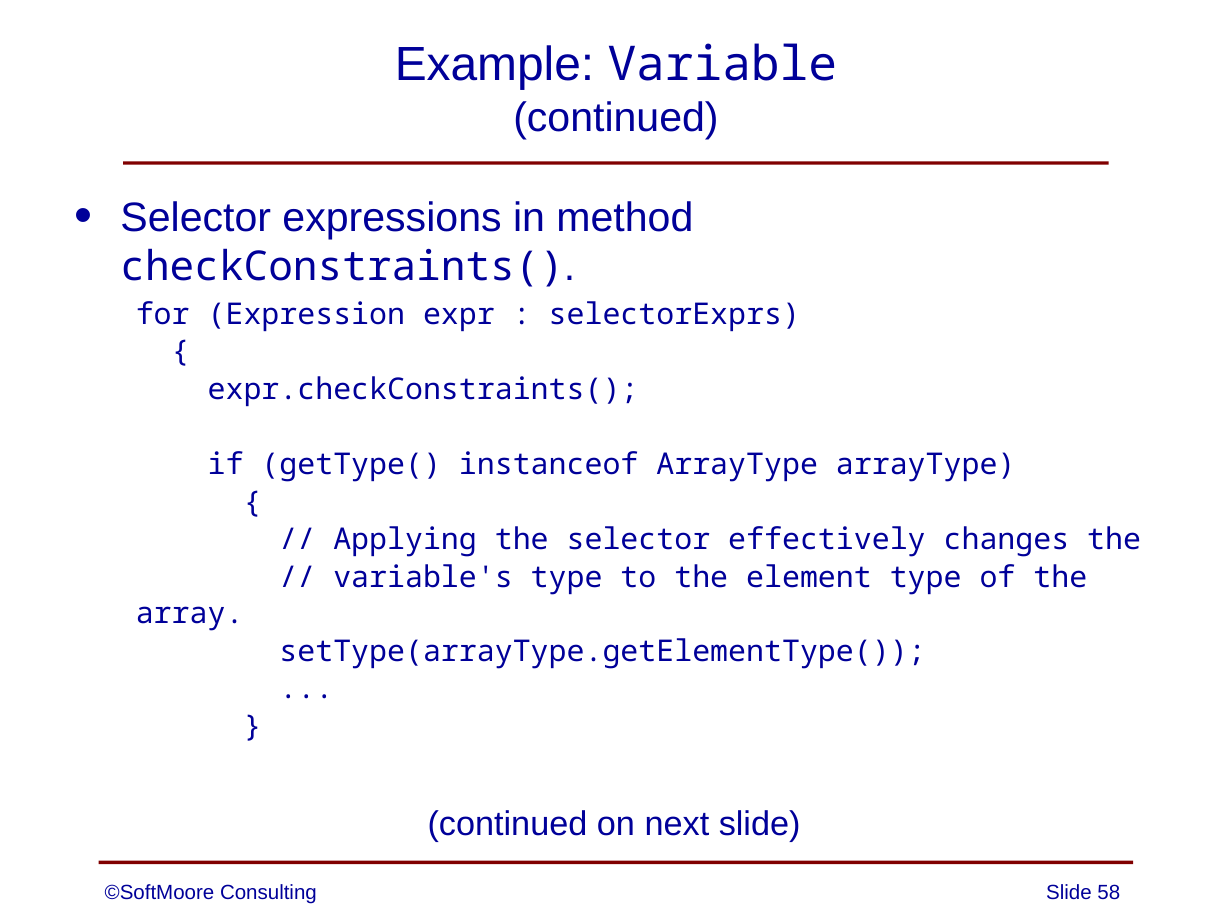
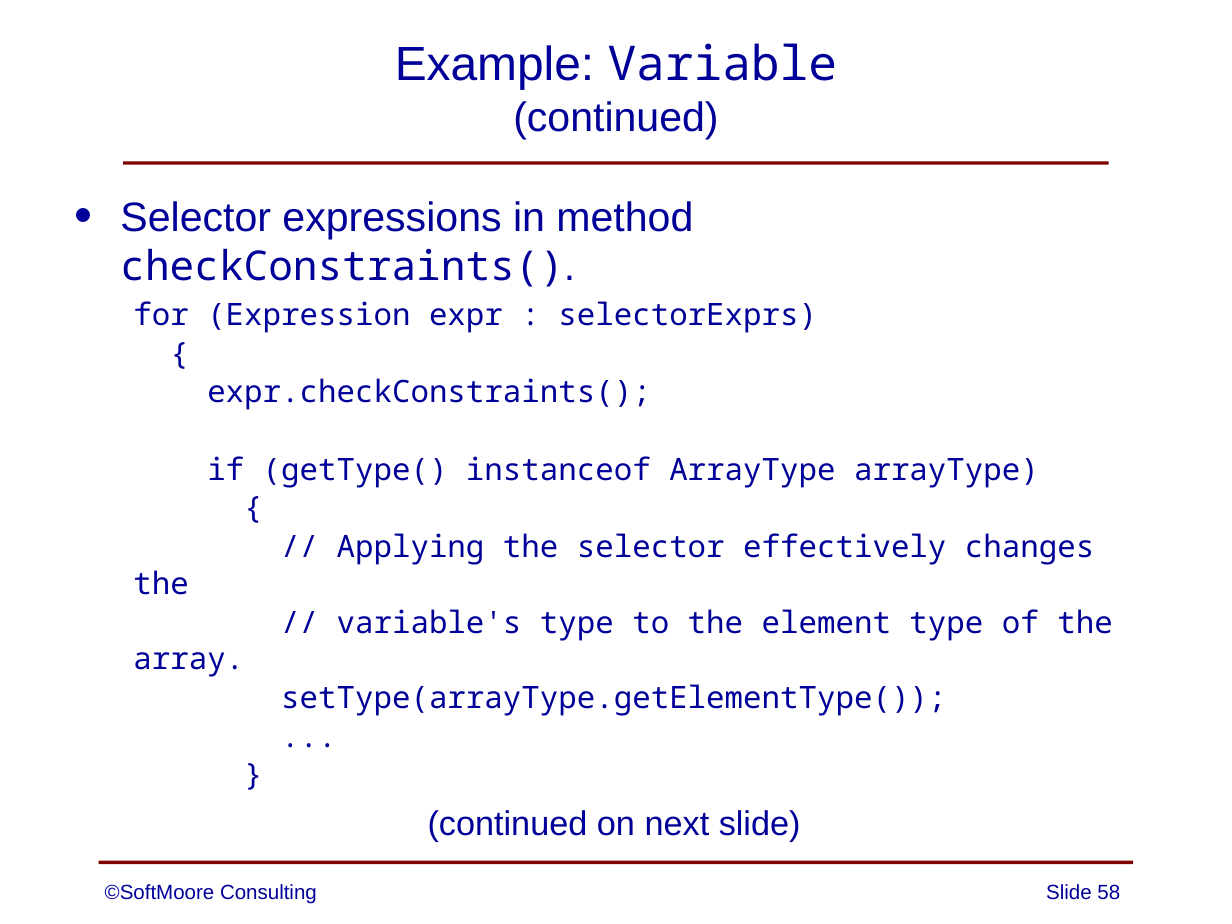
Before and after one commit to SoftMoore/CPRL-Java-3rd, a slide deck: slide 58 of PowerPoints/08 - Abstract Syntax Trees.pptx. Drawn at 1232x924 pixels with LibreOffice and Linux fonts; fonts in the diff are those of the drawing. Boxes give left, top, right and bottom in pixels: in the first picture for what was removed or moved away, otherwise in the second. Text is boxed around its words. In the diff, an @@ line names an element or a change of style, - is before the commit and + after.

```diff
--- a/PowerPoints/08 - Abstract Syntax Trees.pptx
+++ b/PowerPoints/08 - Abstract Syntax Trees.pptx
@@ text at box(133, 301, 1112, 716): size 17.5 to 18 pt in "for (Expression expr : selectorExprs)", "{", "expr.checkConstraints();", "if (getType() instanceof ArrayType arrayType)" and 6 more places; indent changed @@
```
Also in this commit, not shown: 13 other slides changed.
